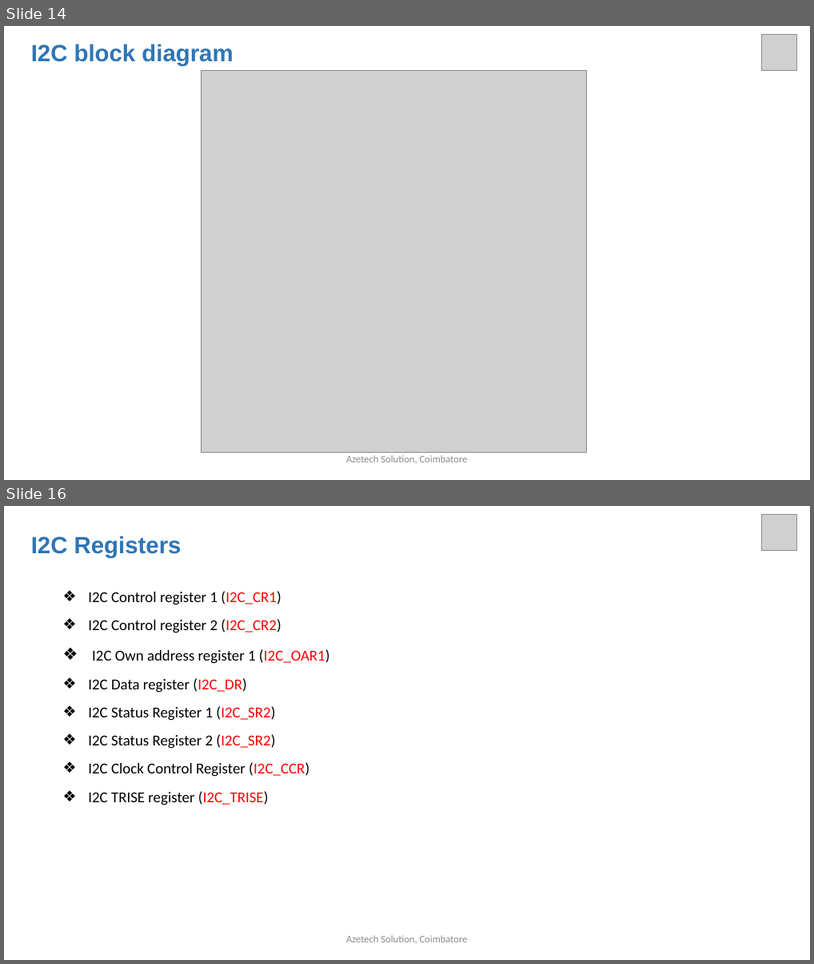
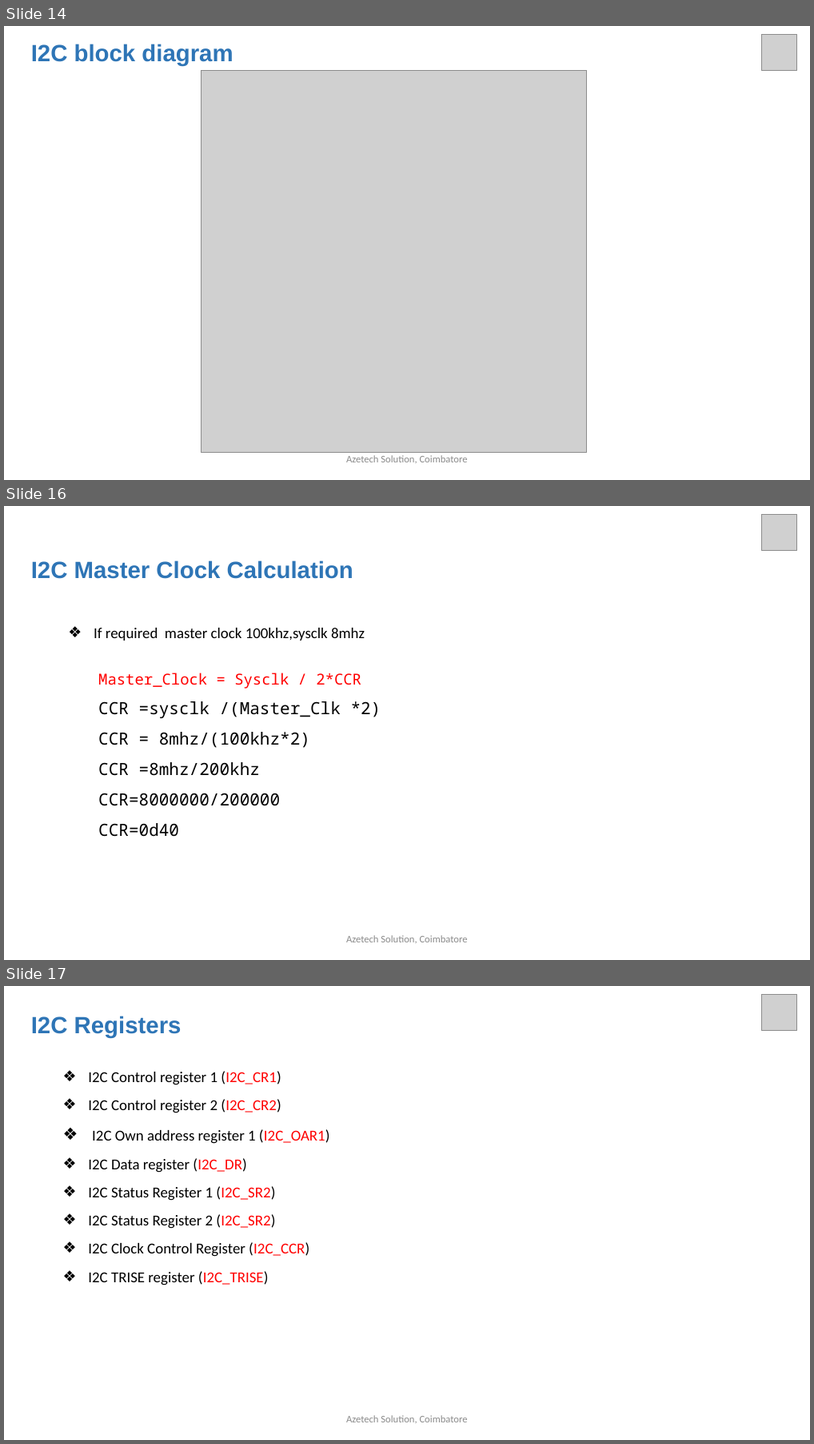
Before and after one commit to arulnelson/AZETECH-CLASS-NOTES, a slide deck: STM32_DOCS/I2C_in_STM32.pptx. Shown one above the other, each under a label of ours: slides 14 and 16 before the commit, slides 14, 16 and 17 after it; the slides between them are not shown. The pictures are 814x964 and 814x1444 pixels, drawn with LibreOffice and Linux fonts; fonts in the diff are those of the drawing; grey boxes stand for pictures. Boxes give left, top, right and bottom in pixels: in the first picture for what was removed or moved away, otherwise in the second. Text is boxed around its words. In the diff, an @@ line names an element or a change of style, - is before the commit and + after.

```diff
--- a/STM32_DOCS/I2C_in_STM32.pptx
+++ b/STM32_DOCS/I2C_in_STM32.pptx
@@ slide 16 added at bbox=[4, 506, 810, 960], background #FFFFFF @@
@@ picture added at bbox=[762, 515, 798, 550] @@
@@ text added at bbox=[31, 560, 354, 579], 28 pt, text #2E75B6, bold @@
+I2C Master Clock Calculation
@@ text added at bbox=[94, 628, 382, 836], 20 pt, text #000000 @@
+❖ If required master clock 100khz,sysclk 8mhz
+  Master_Clock = Sysclk / 2*CCR
+  CCR =sysclk /(Master_Clk *2)
+  CCR = 8mhz/(100khz*2)
+  CCR =8mhz/200khz
+  CCR=8000000/200000
+  CCR=0d40
@@ text added at bbox=[346, 935, 468, 943], 12 pt, text #8C8C8C @@
+Azetech Solution, Coimbatore
@@ what was slide 16 is now slide 17 @@
```
Also in this commit, not shown: 7 slides changed, 1 other slide added.
